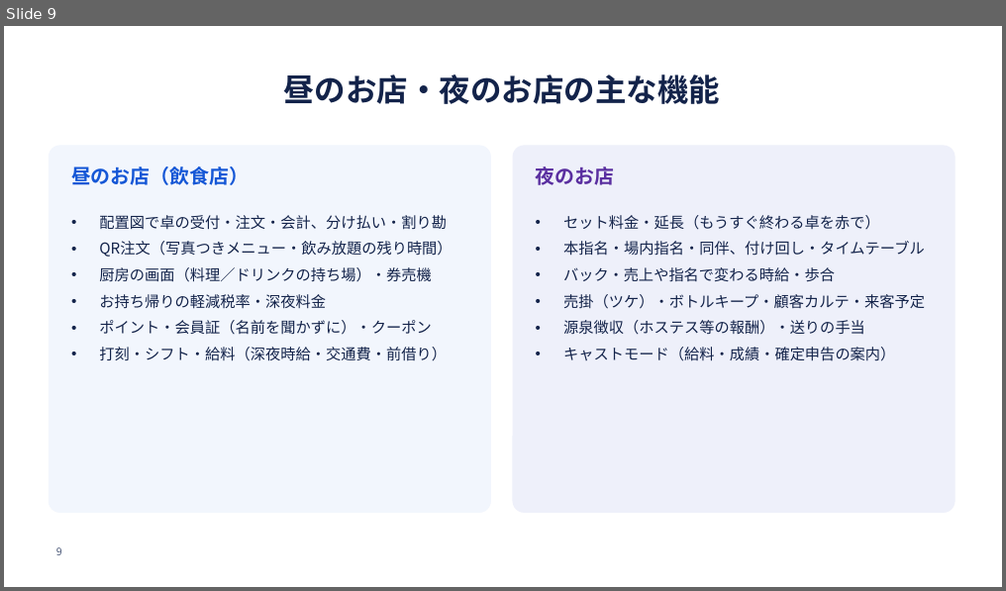
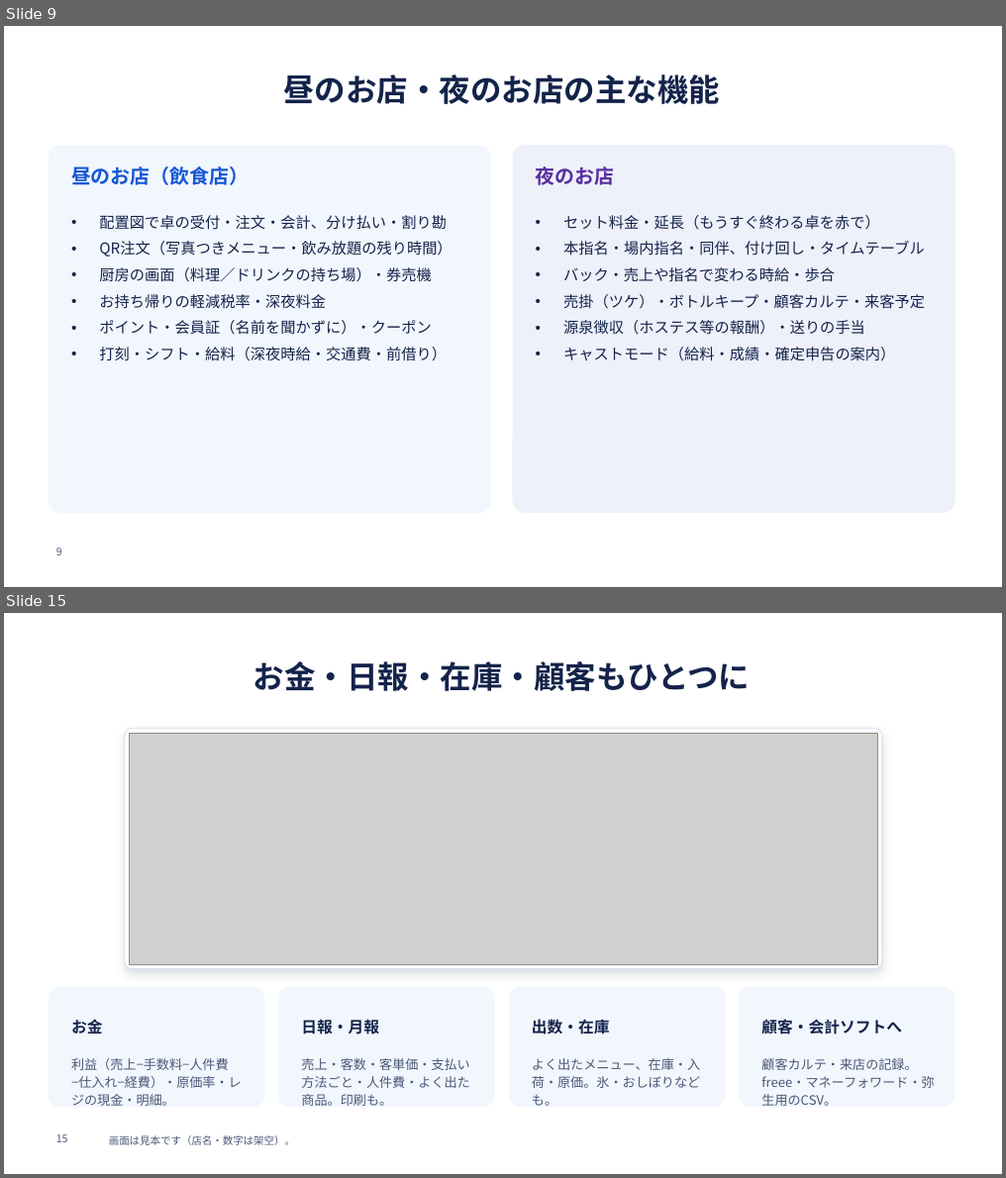
Before and after one commit to SatoAkito2026/GACHICAREERAI, a slide deck: docs/posupos-sales/posupos-shiryo.pptx. Shown one above the other, each under a label of ours: slide 9 before the commit, slides 9 and 15 after it; the slides between them are not shown. The pictures are 1006x591 and 1006x1178 pixels, drawn with LibreOffice and Linux fonts; fonts in the diff are those of the drawing; grey boxes stand for pictures; background and template pictures are left out. Boxes give left, top, right and bottom in pixels: in the first picture for what was removed or moved away, otherwise in the second. Text is boxed around its words. In the diff, an @@ line names an element or a change of style, - is before the commit and + after.

```diff
--- a/docs/posupos-sales/posupos-shiryo.pptx
+++ b/docs/posupos-sales/posupos-shiryo.pptx
@@ slide 15 added at (4,613,1002,1174), background #FFFFFF @@
@@ title added at (253,662,750,691), 30 pt, text #13234A, bold @@
+お金・日報・在庫・顧客もひとつに
@@ rounded rectangle added at (125,728,882,969), fill #FFFFFF, outline #DCE4F2 1 pt @@
@@ picture added at (129,733,877,964) @@
@@ rounded rectangle added at (49,987,264,1107), fill #F2F6FD, outline #F2F6FD 1 pt @@
@@ rounded rectangle added at (279,987,494,1107), fill #F2F6FD, outline #F2F6FD 1 pt @@
@@ rounded rectangle added at (509,987,725,1107), fill #F2F6FD, outline #F2F6FD 1 pt @@
@@ rounded rectangle added at (740,987,954,1107), fill #F2F6FD, outline #F2F6FD 1 pt @@
@@ text added at (71,1019,102,1034), 15 pt, text #13234A, bold @@
+お金
@@ text added at (301,1019,379,1035), 15 pt, text #13234A, bold @@
+日報・月報
@@ text added at (532,1019,610,1035), 15 pt, text #13234A, bold @@
+出数・在庫
@@ text added at (761,1019,902,1035), 15 pt, text #13234A, bold @@
+顧客・会計ソフトへ
@@ text added at (71,1059,242,1106), 12.5 pt, text #4A5878 @@
+利益（売上−手数料−人件費−仕入れ−経費）・原価率・レジの現金・明細。
@@ text added at (301,1059,469,1106), 12.5 pt, text #4A5878 @@
+売上・客数・客単価・支払い方法ごと・人件費・よく出た商品。印刷も。
@@ text added at (532,1059,700,1106), 12.5 pt, text #4A5878 @@
+よく出たメニュー、在庫・入荷・原価。氷・おしぼりなども。
@@ text added at (761,1059,934,1106), 12.5 pt, text #4A5878 @@
+顧客カルテ・来店の記録。freee・マネーフォワード・弥生用のCSV。
@@ page number added at (56,1135,68,1143), 10 pt, text #4A5878 @@
+15
@@ text added at (109,1136,295,1146), 10 pt, text #4A5878 @@
+画面は見本です（店名・数字は架空）。
```
Also in this commit, not shown: 6 other slides added, 15 other files.
